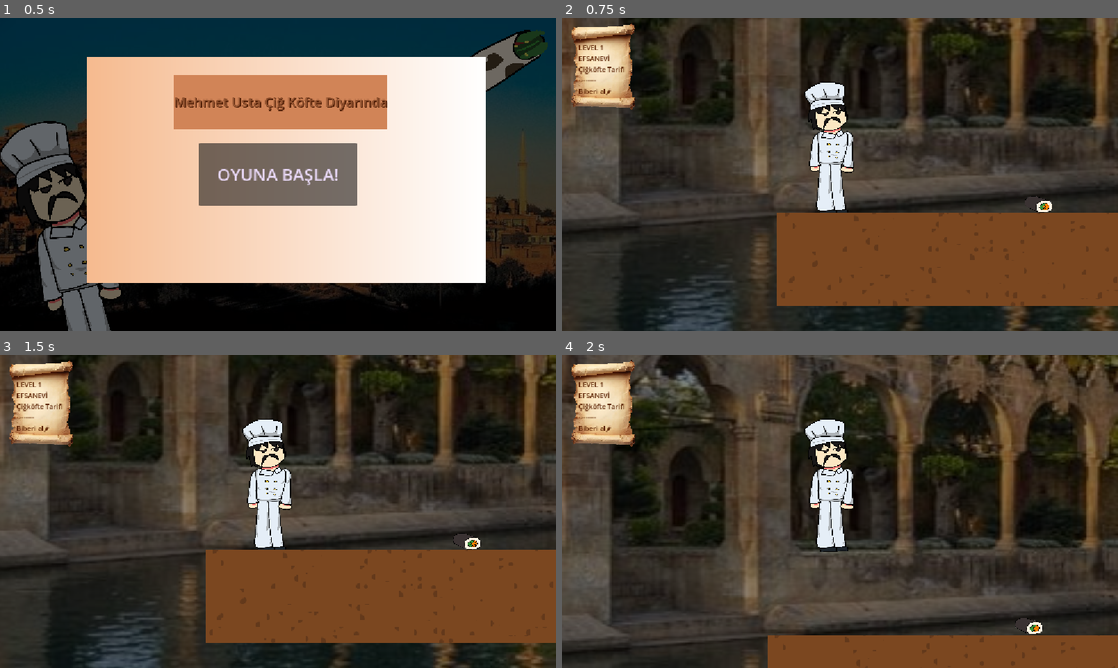
Above: before the commit, frames 1-4 (two rows, left to right).
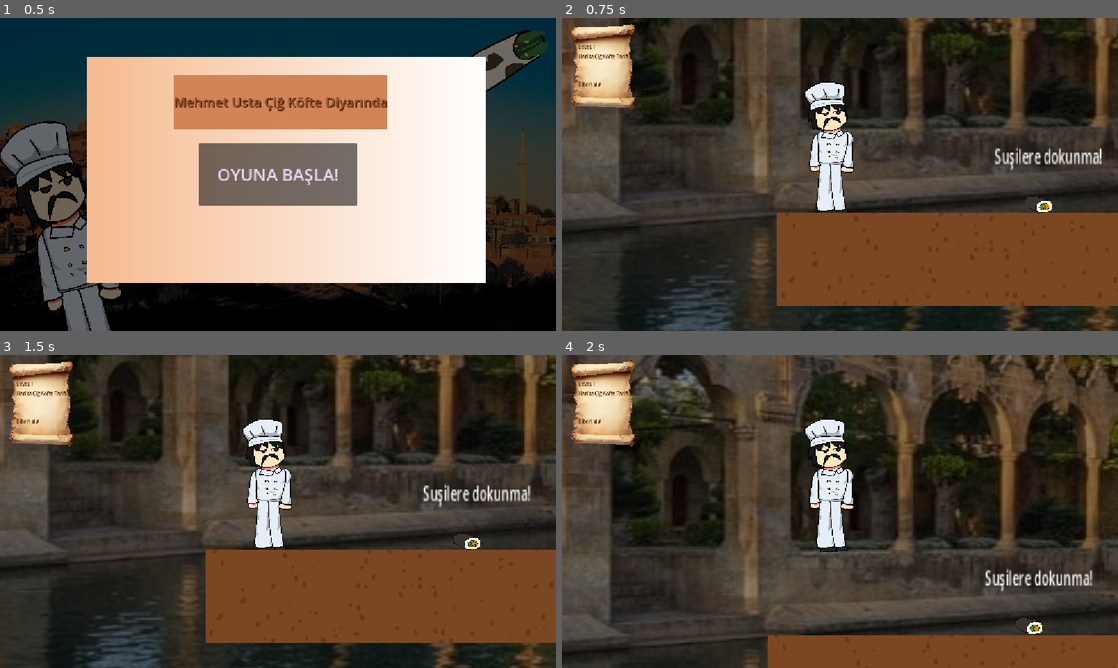
Above: after the commit, the same moments.

Repository: buozelbirhesap/cikofte-oyunu
Game: Godot game, scene res://menu.tscn
Same seed, same stepped clock (60 frames per second), same inputs: the game is played once before the commit and once after it.
Inputs:
- Up to frame 1 (0.5 s): no input
- Up to frame 2 (0.75 s): click "OYUNA BAŞLA!" at 0.5 s
- Up to frame 3 (1.5 s): tap Enter at 1.25 s; tap Right (sag) at 1.35 s
- Up to frame 4 (2 s): tap Space (jump) at 1.52 s

Frame 1 is identical in both runs. In frame 2, 1.0% of the frame differs, in the area x 3-98%, y 8-49%; in frame 3, 1.0%; in frame 4, 1.0%.

Commit message:
jj

Diff:
--- a/leveller/LEVEL-1.tscn
+++ b/leveller/LEVEL-1.tscn
@@ -799,6 +799,15 @@
 
 [node name="Node2D2" type="Node2D" unique_id=1525071945]
 
+[node name="Label" type="Label" parent="." unique_id=349136379]
+z_index = 4
+offset_left = 442.00003
+offset_top = 184.99998
+offset_right = 586.0
+offset_bottom = 207.99998
+scale = Vector2(1.5547516, 2.6680725)
+text = "Suşilere dokunma!"
+
 [node name="CanvasLayer" type="CanvasLayer" parent="." unique_id=1120798688]
 
 [node name="TextureRect" type="TextureRect" parent="CanvasLayer" unique_id=259936401]
@@ -815,12 +824,12 @@
 offset_top = 9.64289
 offset_right = 116.42865
 offset_bottom = 136.6429
-scale = Vector2(0.20578961, 0.17167519)
+scale = Vector2(0.143, 0.147)
 theme_override_colors/font_color = Color(0.35340464, 0.13290647, 0.008136022, 1)
 text = "LEVEL 1
-EFSANEVİ
-Çiğköfte Tarifi
---------
+Harika Çiğ Köfte Tarifi
+
+
 Biberi al🌶"
 metadata/_edit_use_anchors_ = true
 
--- a/leveller/LEVEL-2.tscn
+++ b/leveller/LEVEL-2.tscn
@@ -866,13 +866,15 @@
 offset_top = 9.446097
 offset_right = 117.365166
 offset_bottom = 240.44609
-scale = Vector2(0.1999116, 0.092151895)
+scale = Vector2(0.143, 0.147)
 theme_override_colors/font_color = Color(0.35340464, 0.13290647, 0.008136022, 1)
 text = "LEVEL 2
-EFSANEVİ
-Çiğköfte Tarifi
---------
+Harika Çiğ Köfte Tarifi
+
+
 İsotu al🧂"
+visible_characters_behavior = 4
+metadata/_edit_use_anchors_ = true
 
 [connection signal="body_entered" from="Area2D" to="Area2D" method="_on_body_entered"]
 [connection signal="body_entered" from="RigidBody2D/Area2D" to="RigidBody2D" method="_on_area_2d_body_entered"]
--- a/leveller/LEVEL-3.tscn
+++ b/leveller/LEVEL-3.tscn
@@ -796,7 +796,7 @@
 [sub_resource type="RectangleShape2D" id="RectangleShape2D_itbkh"]
 size = Vector2(149, 168)
 
-[node name="Node2D2" type="Node2D" unique_id=951355833]
+[node name="Node2D3" type="Node2D" unique_id=951355833]
 
 [node name="TextureRect" type="TextureRect" parent="." unique_id=1651760477]
 modulate = Color(0.4045111, 0.40451115, 0.4045111, 1)
@@ -866,12 +866,12 @@
 offset_top = 9.64289
 offset_right = 116.42865
 offset_bottom = 136.6429
-scale = Vector2(0.20578961, 0.17167519)
+scale = Vector2(0.143, 0.147)
 theme_override_colors/font_color = Color(0.35340464, 0.13290647, 0.008136022, 1)
 text = "LEVEL 3
-EFSANEVİ
-Çiğköfte Tarifi
---------
+Harika Çiğ Köfte Tarifi
+
+
 Sumakı al🍶"
 
 [connection signal="body_entered" from="Area2D" to="Area2D" method="_on_body_entered"]
--- a/leveller/LEVEL-4.tscn
+++ b/leveller/LEVEL-4.tscn
@@ -856,12 +856,12 @@
 offset_top = 9.64289
 offset_right = 116.42865
 offset_bottom = 136.6429
-scale = Vector2(0.20578961, 0.17167519)
+scale = Vector2(0.143, 0.147)
 theme_override_colors/font_color = Color(0.35340464, 0.13290647, 0.008136022, 1)
 text = "LEVEL 4
-EFSANEVİ
-Çiğköfte Tarifi
---------
+Harika Çiğ Köfte Tarifi
+
+
 Salçayı al🍾"
 
 [connection signal="body_entered" from="Area2D" to="Area2D" method="_on_body_entered"]
--- a/leveller/LEVEL-5.tscn
+++ b/leveller/LEVEL-5.tscn
@@ -865,12 +865,12 @@
 offset_top = 9.64289
 offset_right = 116.42865
 offset_bottom = 136.6429
-scale = Vector2(0.20578961, 0.17167519)
+scale = Vector2(0.143, 0.147)
 theme_override_colors/font_color = Color(0.35340464, 0.13290647, 0.008136022, 1)
 text = "LEVEL 5
-EFSANEVİ
-Çiğköfte Tarifi
---------
+Harika Çiğ Köfte Tarifi
+
+
 Mısırı al🌽"
 
 [connection signal="body_entered" from="RigidBody2D/Area2D" to="RigidBody2D" method="_on_area_2d_body_entered"]
--- a/leveller/LEVEL-6.tscn
+++ b/leveller/LEVEL-6.tscn
@@ -868,12 +868,12 @@
 offset_top = 9.64289
 offset_right = 116.42865
 offset_bottom = 136.6429
-scale = Vector2(0.20578961, 0.17167519)
+scale = Vector2(0.143, 0.147)
 theme_override_colors/font_color = Color(0.35340464, 0.13290647, 0.008136022, 1)
 text = "LEVEL 6
-EFSANEVİ
-Çiğköfte Tarifi
---------
+Harika Çiğ Köfte Tarifi
+
+
 Lavaşı al🥖"
 
 [connection signal="body_entered" from="Area2D" to="Area2D" method="_on_body_entered"]
--- a/leveller/LEVEL-7.tscn
+++ b/leveller/LEVEL-7.tscn
@@ -7,6 +7,7 @@
 [ext_resource type="PackedScene" uid="uid://yf7vuua4m0bv" path="res://düsman.tscn" id="4_qw7p7"]
 [ext_resource type="Script" uid="uid://dovyyqjp75p4m" path="res://fall-area.gd" id="5_rlpuj"]
 [ext_resource type="Script" uid="uid://dwrstndyqk0lw" path="res://leveller/Sogan.gd" id="7_sjba8"]
+[ext_resource type="Texture2D" uid="uid://d4j480wkev4t8" path="res://karakterler/Papirus.png" id="7_wid04"]
 [ext_resource type="Texture2D" uid="uid://cgavkj7d3ipji" path="res://malzemeler/Soğan.png" id="8_3bf77"]
 
 [sub_resource type="TileSetAtlasSource" id="TileSetAtlasSource_qw7p7"]
@@ -849,5 +850,28 @@
 shape = SubResource("RectangleShape2D_p5viw")
 debug_color = Color(0.8857092, 0.3191977, 0.24572015, 0.41960785)
 
+[node name="CanvasLayer" type="CanvasLayer" parent="." unique_id=817031843]
+
+[node name="TextureRect" type="TextureRect" parent="CanvasLayer" unique_id=1317548025]
+offset_right = 40.0
+offset_bottom = 40.0
+scale = Vector2(4.271146, 5.081464)
+texture = ExtResource("7_wid04")
+expand_mode = 1
+metadata/_edit_use_anchors_ = true
+
+[node name="Label" type="Label" parent="CanvasLayer/TextureRect" unique_id=1196599114]
+layout_mode = 0
+offset_left = 8.428652
+offset_top = 9.64289
+offset_right = 116.42865
+offset_bottom = 136.6429
+scale = Vector2(0.143, 0.14731678)
+theme_override_colors/font_color = Color(0.35340464, 0.13290647, 0.008136022, 1)
+text = "LEVEL 7
+Harika Çiğ Köfte Tarifi
+
+Soğanı al🧅"
+
 [connection signal="body_entered" from="Area2D" to="Area2D" method="_on_body_entered"]
 [connection signal="body_entered" from="RigidBody2D/Area2D" to="RigidBody2D" method="_on_area_2d_body_entered"]
--- a/project.godot
+++ b/project.godot
@@ -23,6 +23,11 @@
 
 [input]
 
+space={
+"deadzone": 0.2,
+"events": [Object(InputEventKey,"resource_local_to_scene":false,"resource_name":"","device":-1,"window_id":0,"alt_pressed":false,"shift_pressed":false,"ctrl_pressed":false,"meta_pressed":false,"pressed":false,"keycode":0,"physical_keycode":32,"key_label":0,"unicode":32,"location":0,"echo":false,"script":null)
+]
+}
 jump={
 "deadzone": 0.2,
 "events": [Object(InputEventKey,"resource_local_to_scene":false,"resource_name":"","device":-1,"window_id":0,"alt_press …(191 unchanged characters)…
@@ -40,11 +45,6 @@
 "events": [Object(InputEventKey,"resource_local_to_scene":false,"resource_name":"","device":-1,"window_id":0,"alt_press …(195 unchanged characters)…
 ]
 }
-space={
-"deadzone": 0.2,
-"events": [Object(InputEventKey,"resource_local_to_scene":false,"resource_name":"","device":-1,"window_id":0,"alt_pressed":false,"shift_pressed":false,"ctrl_pressed":false,"meta_pressed":false,"pressed":false,"keycode":0,"physical_keycode":32,"key_label":0,"unicode":32,"location":0,"echo":false,"script":null)
-]
-}
 
 [physics]
 
